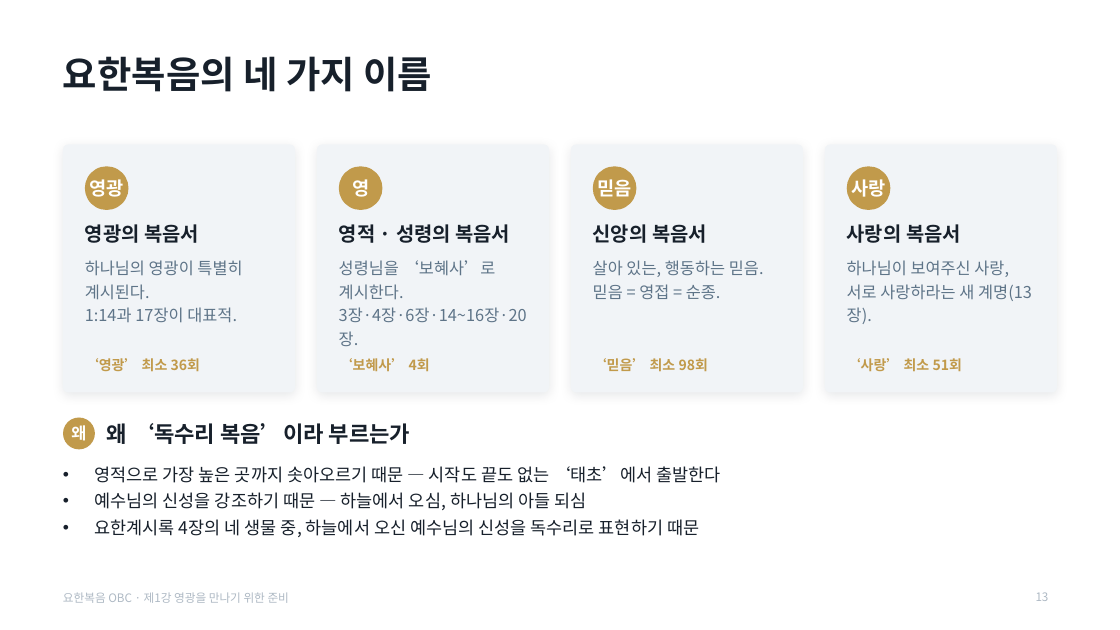
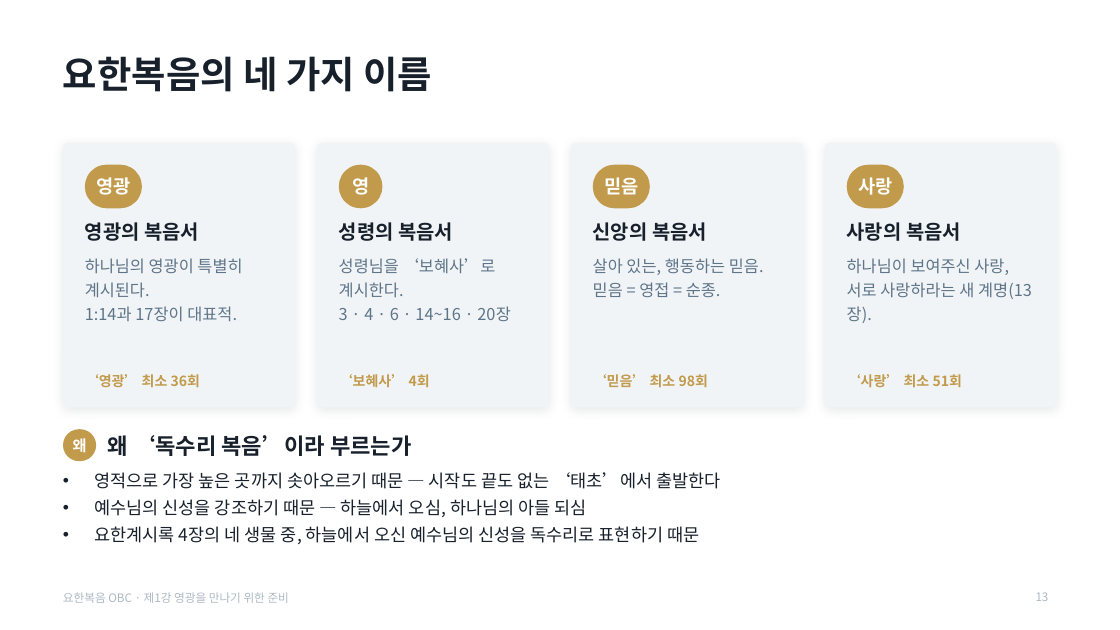
Before and after one commit to mio-modu/bible_GospelofJohn, a slide deck: slide 13 of dist/요한복음_1강_영광을_만나기_위한_준비.pptx. Drawn at 1120x630 pixels with LibreOffice and Linux fonts; fonts in the diff are those of the drawing. Boxes give left, top, right and bottom in pixels: in the first picture for what was removed or moved away, otherwise in the second. Text is boxed around its words. In the diff, an @@ line names an element or a change of style, - is before the commit and + after.

```diff
--- a/dist/요한복음_1강_영광을_만나기_위한_준비.pptx
+++ b/dist/요한복음_1강_영광을_만나기_위한_준비.pptx
@@ rounded rectangle: place and size @@
-rounded rectangle at box(63, 145, 295, 392)
+rounded rectangle at box(63, 143, 295, 408)
@@ rounded rectangle: place and size @@
-rounded rectangle at box(317, 145, 549, 392)
+rounded rectangle at box(317, 143, 549, 408)
@@ rounded rectangle: place and size @@
-rounded rectangle at box(571, 145, 803, 392)
+rounded rectangle at box(571, 143, 803, 408)
@@ rounded rectangle: place and size @@
-rounded rectangle at box(825, 145, 1057, 392)
+rounded rectangle at box(825, 143, 1057, 408)
@@ text "영광": place and size @@
-text "영광" at box(90, 179, 124, 197)
+text "영광" at box(96, 177, 130, 195)
@@ rounded rectangle: place and size @@
-rounded rectangle at box(85, 166, 129, 210)
+rounded rectangle at box(85, 165, 142, 208)
@@ text "믿음": place and size @@
-text "믿음" at box(597, 179, 631, 197)
+text "믿음" at box(604, 177, 638, 195)
@@ rounded rectangle: place and size @@
-rounded rectangle at box(593, 166, 637, 210)
+rounded rectangle at box(593, 165, 650, 208)
@@ text "사랑": place and size @@
-text "사랑" at box(851, 179, 885, 197)
+text "사랑" at box(858, 177, 892, 195)
@@ ellipse to rounded rectangle in 4 elements at box(63, 429, 97, 461), box(593, 165, 650, 208), box(85, 165, 142, 208), box(847, 165, 904, 208) @@
@@ rounded rectangle: place and size @@
-rounded rectangle at box(847, 166, 891, 210)
+rounded rectangle at box(847, 165, 904, 208)
@@ text at box(339, 222, 453, 241): text changed @@
-영적 · 성령의 복음서
+성령의 복음서
@@ text at box(339, 306, 510, 321): text changed @@
-3장·4장·6장·14~16장·20장.
+3 · 4 · 6 · 14~16 · 20장
@@ text "‘영광’ 최소 36회": place and size @@
-text "‘영광’ 최소 36회" at box(85, 358, 200, 372)
+text "‘영광’ 최소 36회" at box(85, 374, 200, 388)
@@ text "‘보혜사’ 4회": place and size @@
-text "‘보혜사’ 4회" at box(339, 358, 430, 372)
+text "‘보혜사’ 4회" at box(339, 374, 430, 388)
@@ text "‘믿음’ 최소 98회": place and size @@
-text "‘믿음’ 최소 98회" at box(593, 358, 708, 372)
+text "‘믿음’ 최소 98회" at box(593, 374, 708, 388)
@@ text "‘사랑’ 최소 51회": place and size @@
-text "‘사랑’ 최소 51회" at box(847, 358, 962, 372)
+text "‘사랑’ 최소 51회" at box(847, 374, 962, 388)
@@ 2 texts, 1 rounded rectangle: place and size @@
-2 texts, 1 rounded rectangle at box(63, 418, 410, 450)
+2 texts, 1 rounded rectangle at box(63, 429, 411, 461)
@@ text "왜" at box(73, 438, 87, 452): size 14 to 13 pt @@
@@ text "영적으로 가장 높은 곳까지 솟아오르기 ...": place and size @@
-text "영적으로 가장 높은 곳까지 솟아오르기 ..." at box(94, 466, 721, 537)
+text "영적으로 가장 높은 곳까지 솟아오르기 ..." at box(94, 472, 721, 544)
```
Also in this commit, not shown: 37 other slides changed, 6 other files.
